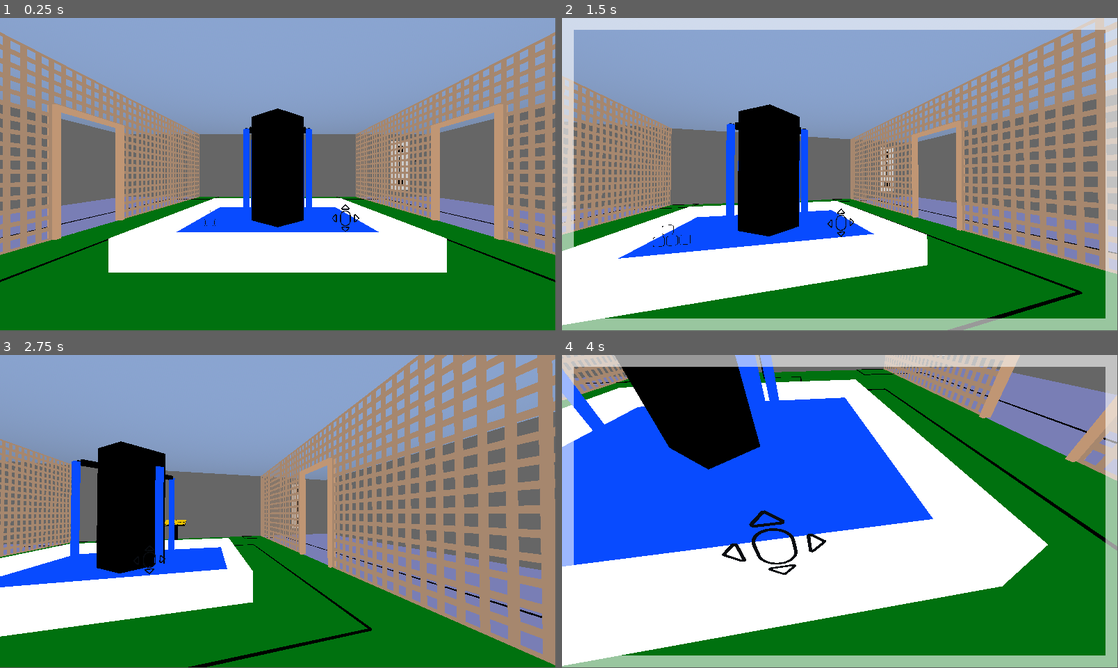
Above: before the commit, frames 1-4 (two rows, left to right).
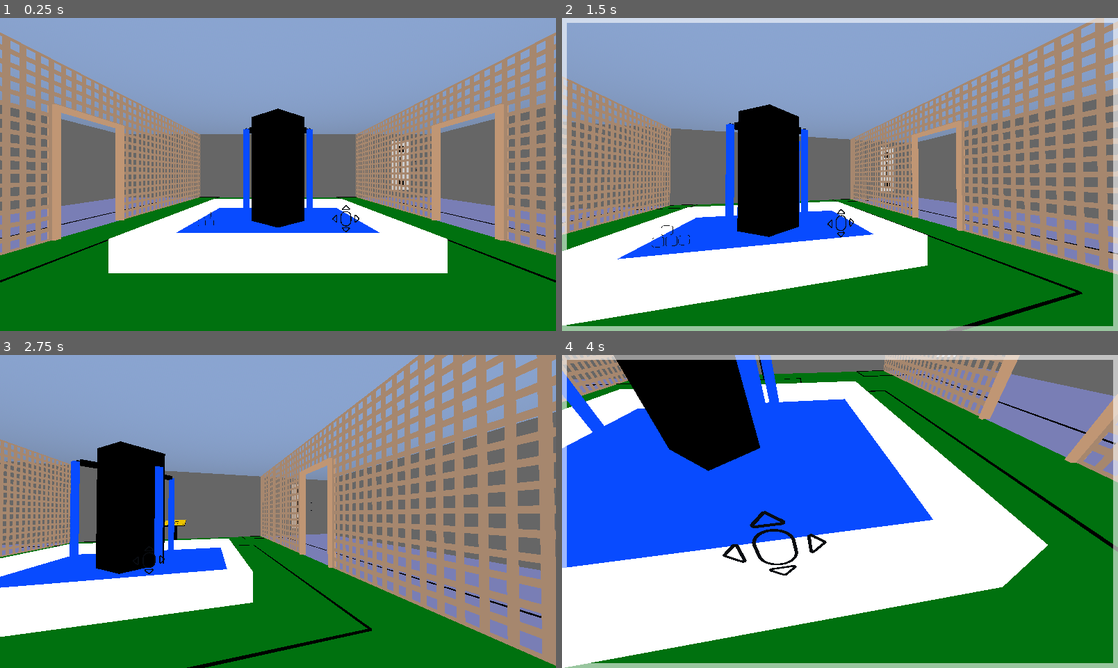
Above: after the commit, the same moments.

Repository: MarkRoss470/grid-puzzle-game
Game: Godot game, scene res://scenes/Main.tscn
Same seed, same stepped clock (60 frames per second), same inputs: the game is played once before the commit and once after it.
Inputs (mouse positions are in pixels of both pictures, inside the frame that each line leads up to):
- Up to frame 1 (0.25 s): no input
- Up to frame 2 (1.5 s): tap Enter (ui_accept) at 0.5, 0.77, 1.25 s; move the mouse to (867, 171) at 0.52 s; hold W (move_forward) 0.53-1.28 s; tap Space (free_mouse) at 0.6 s; click (867, 171) at 0.67 s; move the mouse to (728, 190) at 1.27 s; hold S (move_backward) from 1.28 s (still down); tap Shift (run) at 1.35 s
- Up to frame 3 (2.75 s): tap Enter (ui_accept) at 1.52 s; tap R (reset) at 2 s; move the mouse to (333, 442) at 2.02 s; release S (move_backward) at 2.03 s; hold D (move_right) from 2.03 s (still down); tap Space (free_mouse) at 2.1 s
- Up to frame 4 (4 s): move the mouse to (834, 514) at 2.77 s; release D (move_right) at 2.78 s; hold W (move_forward) from 2.78 s (still down); tap Shift (run) at 2.85 s; click (834, 514) at 2.92 s; tap Enter (ui_accept) at 3.02, 3.77 s; move the mouse to (878, 514) at 3.52 s; tap Space (free_mouse) at 3.6 s
The window is 799x449 before the commit and 800x450 after it. Grey fills any space a smaller window leaves; there, only what the larger window draws over its background counts as a difference.

The runs differ from the first frame. In frame 1, 4.2% of the frame differs, in the area x 0-100%, y 0-85%; in frame 2, 9.9%, in the area x 0-100%, y 0-100%; in frame 3, 2.9%; in frame 4, 9.7%.

Commit message:
Changed window scaling behaviour

Diff:
--- a/project.godot
+++ b/project.godot
@@ -19,6 +19,11 @@
 
 Settings="*res://scripts/Settings.gd"
 SaveManager="*res://scripts/SaveManager.gd"
+
+[display]
+
+window/stretch/mode="canvas_items"
+window/stretch/aspect="expand"
 
 [editor_plugins]
 
--- a/scenes/Main.tscn
+++ b/scenes/Main.tscn
@@ -287,9 +287,9 @@
 layout_mode = 1
 anchors_preset = -1
 anchor_bottom = 1.0
-offset_top = 25.0
-offset_right = 25.0
-offset_bottom = -25.0
+offset_top = 10.0
+offset_right = 10.0
+offset_bottom = -10.0
 grow_horizontal = 2
 grow_vertical = 2
 
@@ -299,9 +299,9 @@
 anchor_left = 1.0
 anchor_right = 1.0
 anchor_bottom = 1.0
-offset_left = -25.0
-offset_top = 25.0
-offset_bottom = -25.0
+offset_left = -10.0
+offset_top = 10.0
+offset_bottom = -10.0
 grow_horizontal = 0
 grow_vertical = 2
 
@@ -309,7 +309,7 @@
 layout_mode = 1
 anchors_preset = 10
 anchor_right = 1.0
-offset_bottom = 25.0
+offset_bottom = 10.0
 grow_horizontal = 2
 
 [node name="Bottom" type="ColorRect" parent="Mode indicator/Container"]
@@ -318,7 +318,7 @@
 anchor_top = 1.0
 anchor_right = 1.0
 anchor_bottom = 1.0
-offset_top = -25.0
+offset_top = -10.0
 grow_horizontal = 2
 grow_vertical = 0
 
--- a/scripts/Player and UI/CharacterController.gd
+++ b/scripts/Player and UI/CharacterController.gd
@@ -59,6 +59,7 @@
 			get_window().mode = Window.MODE_FULLSCREEN
 		else:
 			get_window().mode = Window.MODE_MAXIMIZED
+			DisplayServer.window_set_min_size(Vector2i(1280, 720))
 	)
 
 	listener.make_current()
